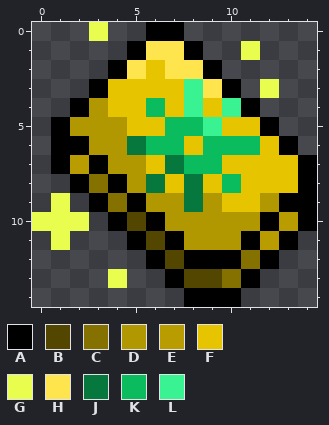
Two versions of one pixel-art sprite, Grafiki/Obiekty/Tabliczka Słońca2.png. Above, as it was before the edit.
The file is 15x15 pixels.
Palette (. is transparent): A #000000  B #524600  C #857100  D #b29800  E #b89c00  F #e6c400  G #e8fd4d  H #ffe54d  J #07783d  K #0bbc5f  L #39f392
After the commit:
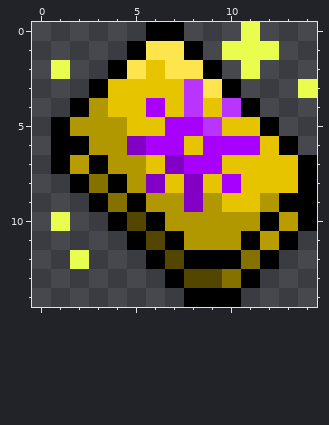
Diff:
colour J: #07783d -> #8200c6
colour K: #0bbc5f -> #a700ff
colour L: #39f392 -> #b935ff
Changed rows in their new state; - is a pixel that keeps its letter.
first column x 1:
 0 --.-------G---
 1 ---------G-G--
 2 G---------G---
 3 -----------.-G
first column x 0:
 9 -.---
10 .-.--
11 -.---
12 --G--
13 ----.
Pixel boxes of the changes (left, top, right, bottom) in both pictures:
changed: (32, 22, 317, 288)
